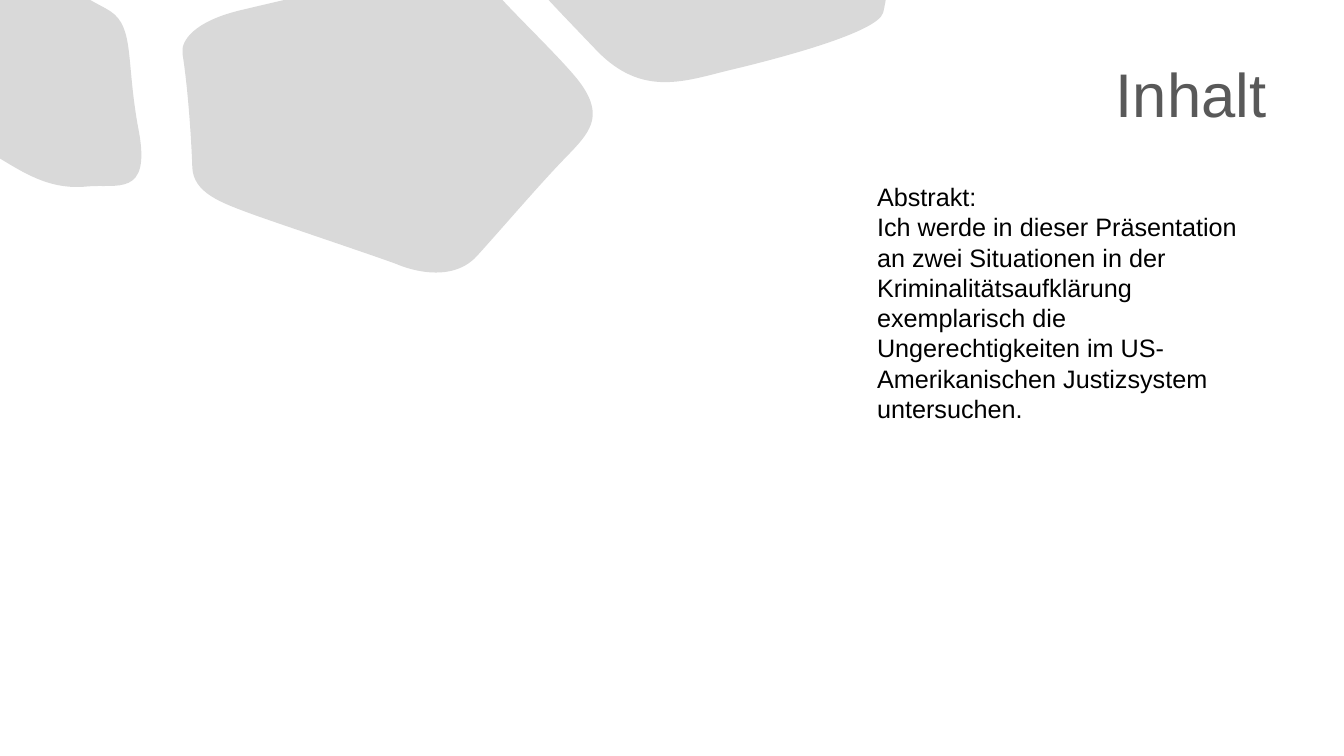
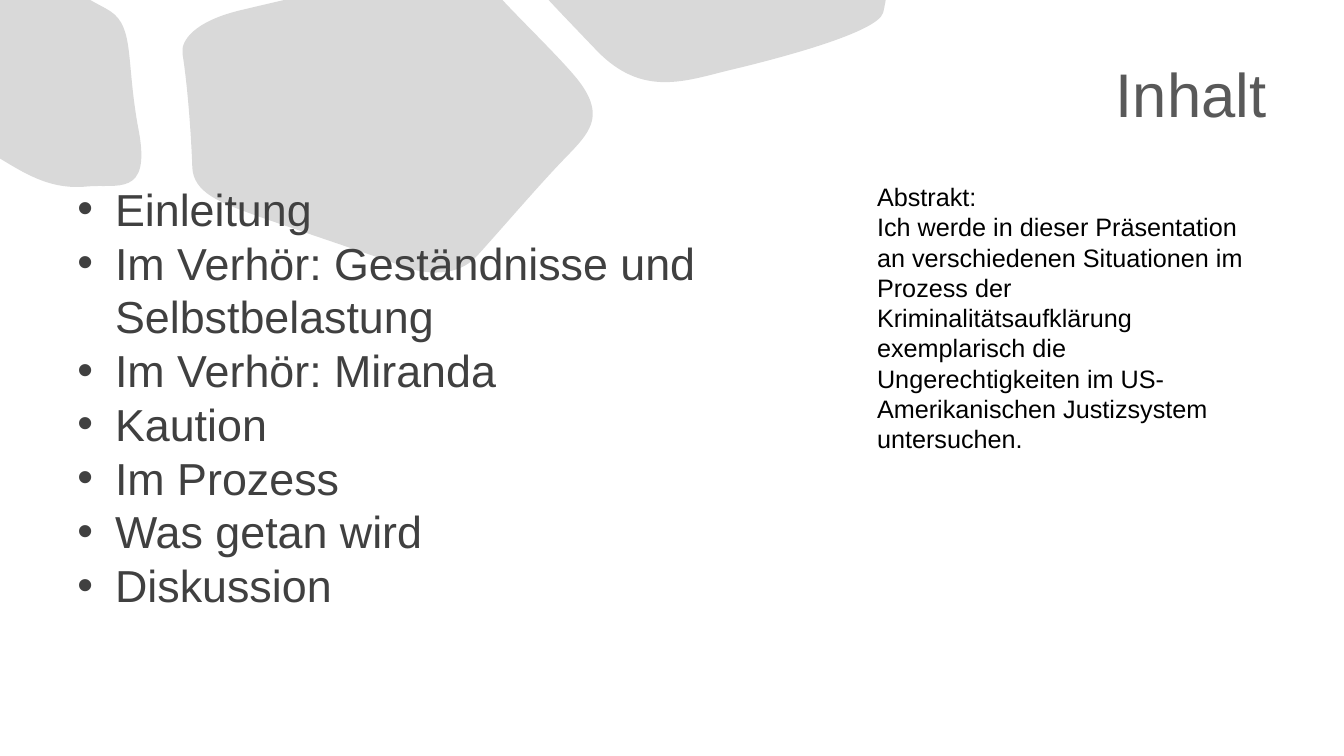
Before and after one commit to MAA28/Abi, a slide deck: slide 2 of Seminarfach/Präsentation.pptx. Drawn at 1344x756 pixels with LibreOffice and Linux fonts; fonts in the diff are those of the drawing. Boxes give left, top, right and bottom in pixels: in the first picture for what was removed or moved away, otherwise in the second. Text is boxed around its words. In the diff, an @@ line names an element or a change of style, - is before the commit and + after.

```diff
--- a/Seminarfach/Präsentation.pptx
+++ b/Seminarfach/Präsentation.pptx
@@ text added at <box>115,193,695,603</box>, 32 pt, text #404040 @@
+• Einleitung
+• Im Verhör: Geständnisse und Selbstbelastung
+• Im Verhör: Miranda
+• Kaution
+• Im Prozess
+• Was getan wird
+• Diskussion
@@ text at <box>877,217,1243,449</box>: text changed @@
-Ich werde in dieser Präsentation an zwei Situationen in der Kriminalitätsaufklärung exemplarisch die Ungerechtigkeiten im US-Amerikanischen Justizsystem untersuchen.
+Ich werde in dieser Präsentation an verschiedenen Situationen im Prozess der Kriminalitätsaufklärung exemplarisch die Ungerechtigkeiten im US-Amerikanischen Justizsystem untersuchen.
```
Also in this commit, not shown: 3 other slides changed, 5 slides added.
